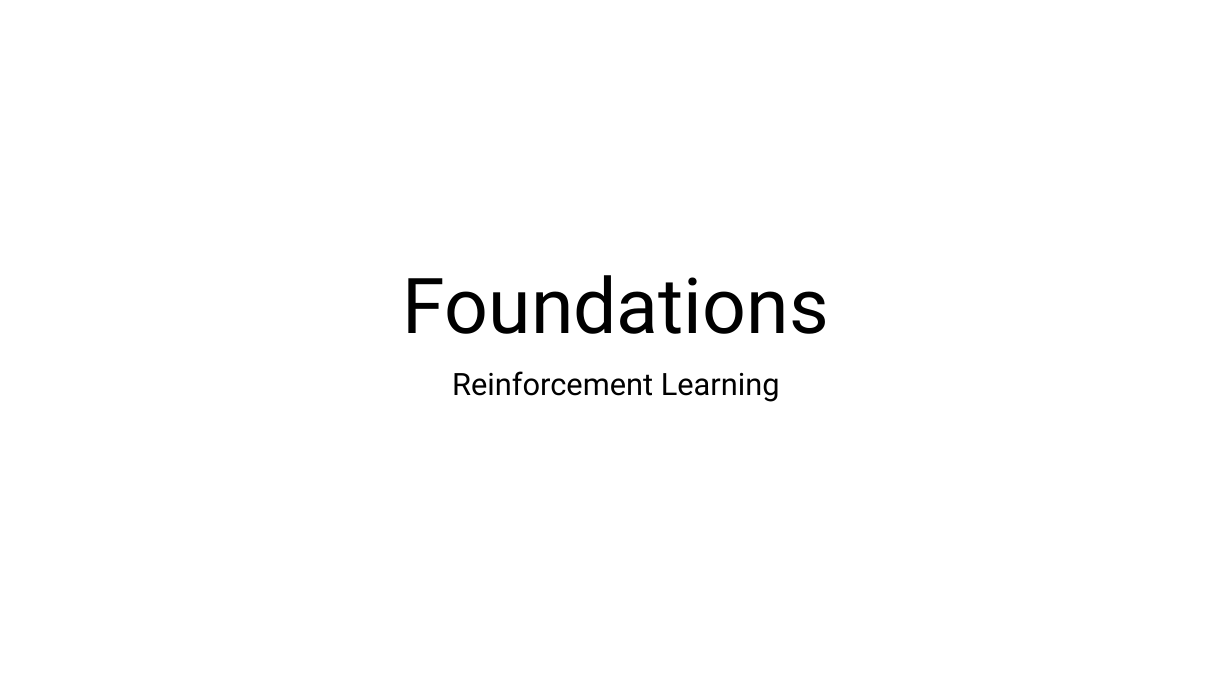
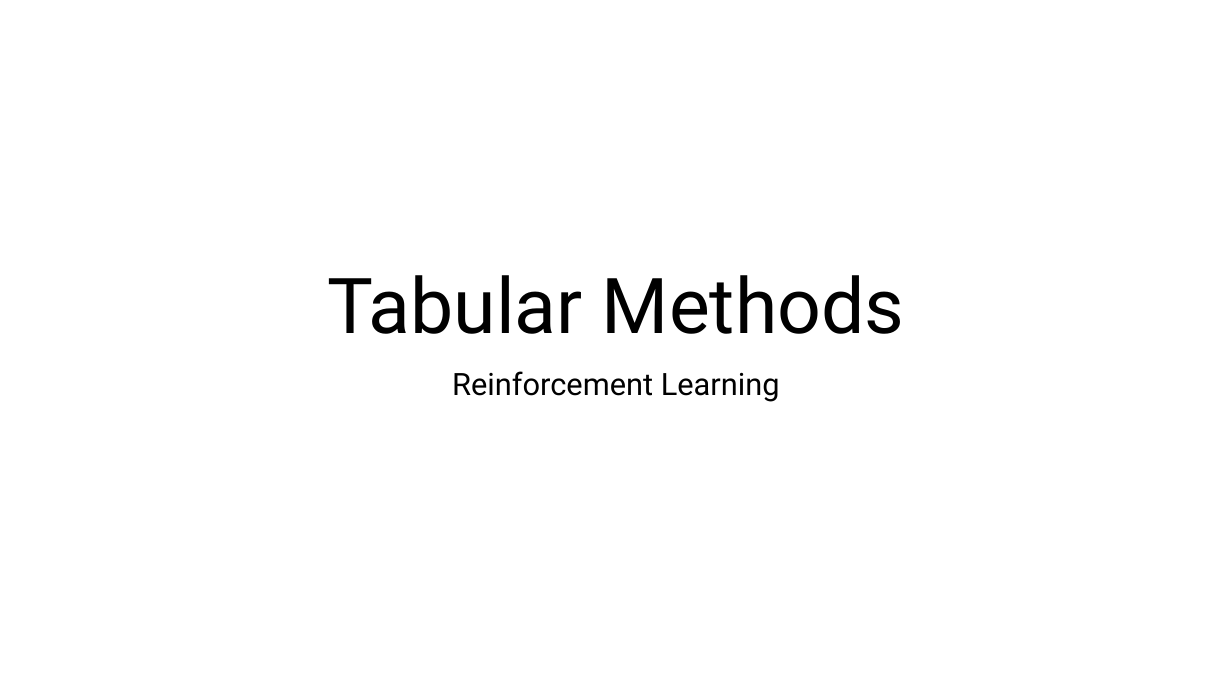
Before and after one commit to FelixWick/reinforcement_learning, a slide deck: slide 1 of slides/2_foundations.pptx. Drawn at 1232x693 pixels with LibreOffice and Linux fonts; fonts in the diff are those of the drawing. Boxes give left, top, right and bottom in pixels: in the first picture for what was removed or moved away, otherwise in the second. Text is boxed around its words. In the diff, an @@ line names an element or a change of style, - is before the commit and + after.

```diff
--- a/slides/2_foundations.pptx
+++ b/slides/2_foundations.pptx
@@ title at box(327, 275, 905, 334): text changed @@
-Foundations
+Tabular Methods
```
Also in this commit, not shown: 1 slide added, 9 other files.
